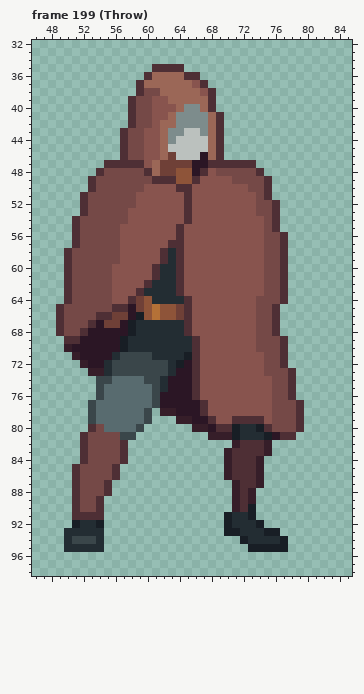
Two versions of one pixel-art file, Personal_Roberto/ASEPRITE/1. Liora/Liora.aseprite. Above is the file before it was changed.
128x128 pixels, 206 frames. Colours within 5 levels of each other are drawn and written as one. Shown: frame 199 (Throw): x 46..85, y 32..98. The commit also changed other frames, which this record leaves out.
The result:
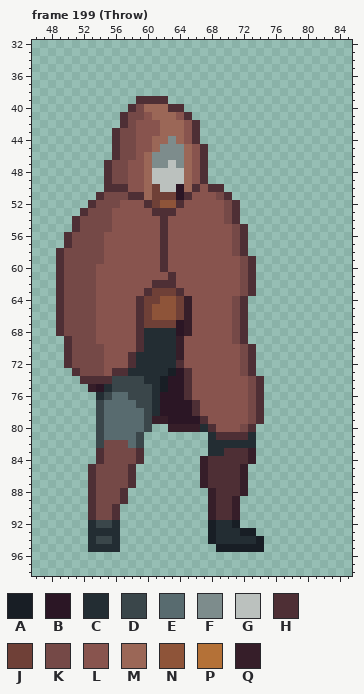
Palette (. is transparent): A #181e25  B #2b1625  C #232d33  D #3a464a  E #586b6f  F #7d8c8c  G #bbc1be  H #4e2f35  J #6f4037  K #754947  L #88544e  M #9b6757  N #8e5439  P #b47137  Q #361e29
What changed:
Changed rows in their new state; - is an unchanged pixel.
Frame 199 (Throw), layers "Layer 5", "Liora", "Layer 4":
first column x 49:
35 ------------....---------------
36 -----------.......-------------
37 ----------.........------------
38 ----------..........-----------
39 ---------.HHHH......-----------
40 -----------MMMHH....-----------
41 --------HK-LMM-LH....----------
42 --------HKLL---MLH...----------
43 -------HK-L---MMLH...----------
44 -------HK-L-M--MLH...----------
45 -------HK-L-MFFFMLH..----------
46 -------HK-LMFFFFMLH..----------
47 -------KKLLMFFGFMLH......------
48 -----.H--LLMGGGGML-.......-----
49 ----..H--LLMGGGGMLH........----
50 ----..HHHLLMJGGBMH-HH......----
51 ---..H---HHMJJJB----KH.....----
52 ---.H---LL-HJNNHL----KH.....---
53 -------LL---HHH-L----KH.....---
54 -------LL----H--L----KH.....---
55 -------L-----H-L------KH....---
56 -HK---LL-----H-L------KH.....--
57 -HK---LL-----HLL------KH.....--
58 HK----LL------LL------KH.....--
59 HK----LL------LL-------KH....--
60 HK---LL-----LHLL-------KH....--
61 HK---LL-----LLHL-------KH....--
62 HK---LL----LHHHL-------KH....--
63 HK---LL---LHJJJ--------KH....--
64 HK---LL--LHJJNNJQ-----KH.....--
65 -----LLLLLHJN---Q-----KH....---
66 -----LLLLLHJN---Q-----KH....---
67 ----KLLLLLHJJJJBQ-----KH....---
68 ---KKLLLLLH----BQ-----KH....---
69 --KKKLLLLLH----QLL----KH.....--
70 -HKKKKLLLLH----QLL-----KH....--
71 -HKKKKLLLHCC---QLL-----KH....--
72 -HKKKKLLLHCCCC-HLL-----KH....--
73 --HKKKLHHCCCCCA-HL-----KH.....-
74 ---HHHHDDDDCCA--HL------KH....-
75 ----QBCDDDDDCA--HL------KH....-
76 -----CD--DDDC---HL------KH....-
77 ----.D----DDC----HL-----KH.....
78 ----.D------CBB--HL-----KH.....
79 ----.D------QQBBB-HL--LLK-.....
80 ----.D----ED--QQQ-CHLLLKH......
81 ---..DEEEED--------CHHHH-.....-
82 ---..D--KED--------CCCCCC..----
83 ---..H--KKH--------CCH--Q..----
84 ---..H--KKH-------QHHH--Q.-----
85 --..H--KKH--------QHHH-Q..-----
86 --..H--KKH--------QHHH-Q..-----
87 --..H-KKKH--------QHHHHQ..-----
88 --..H-KKH----------QHHHQ.------
89 --..HKKKH----------QHH-..------
90 --..HKKH-----------QHH-..------
91 --..-KKH-----------QHHQ..------
92 --..-DDC-----------ACCA...-----
93 -...--CC-----------ACCCAA...---
94 -...CDDC-----------ACCCC-A...--
95 -...--CC------------AAAA--...--
Changed places in both pictures, as pixel boxes (x1, y1, x2, y2):
changed: (56, 64, 304, 552)
